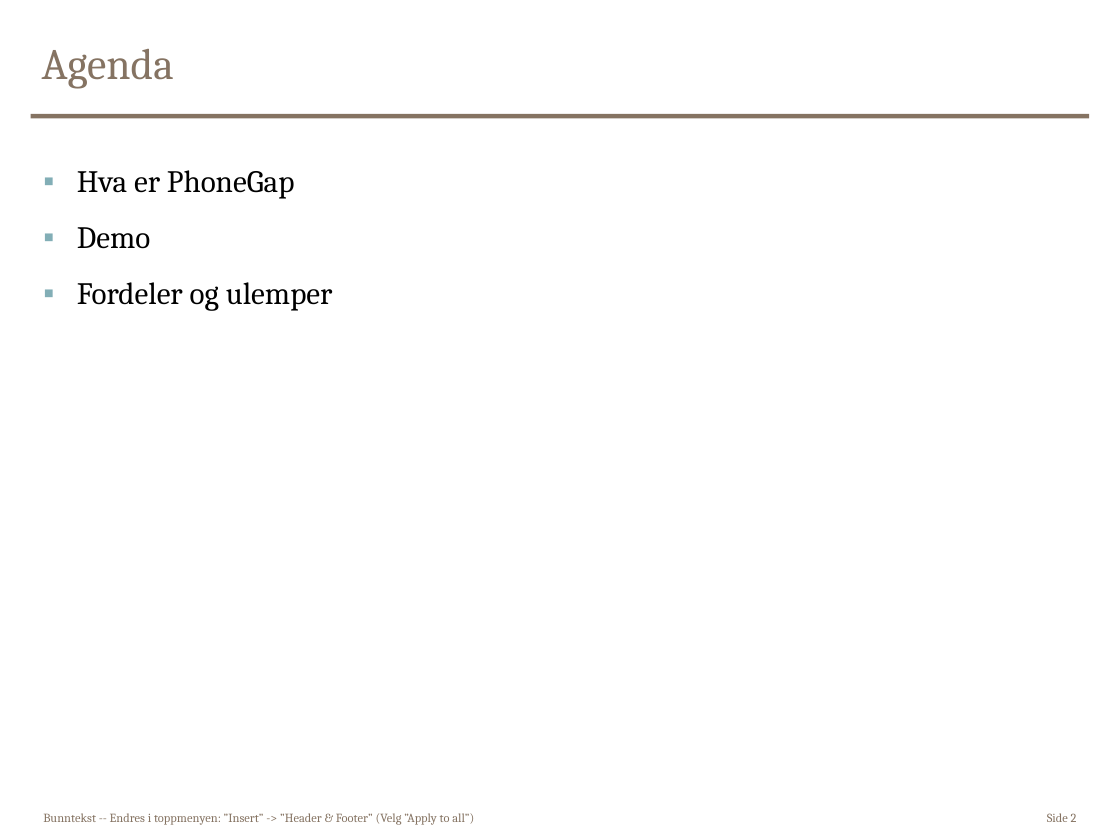
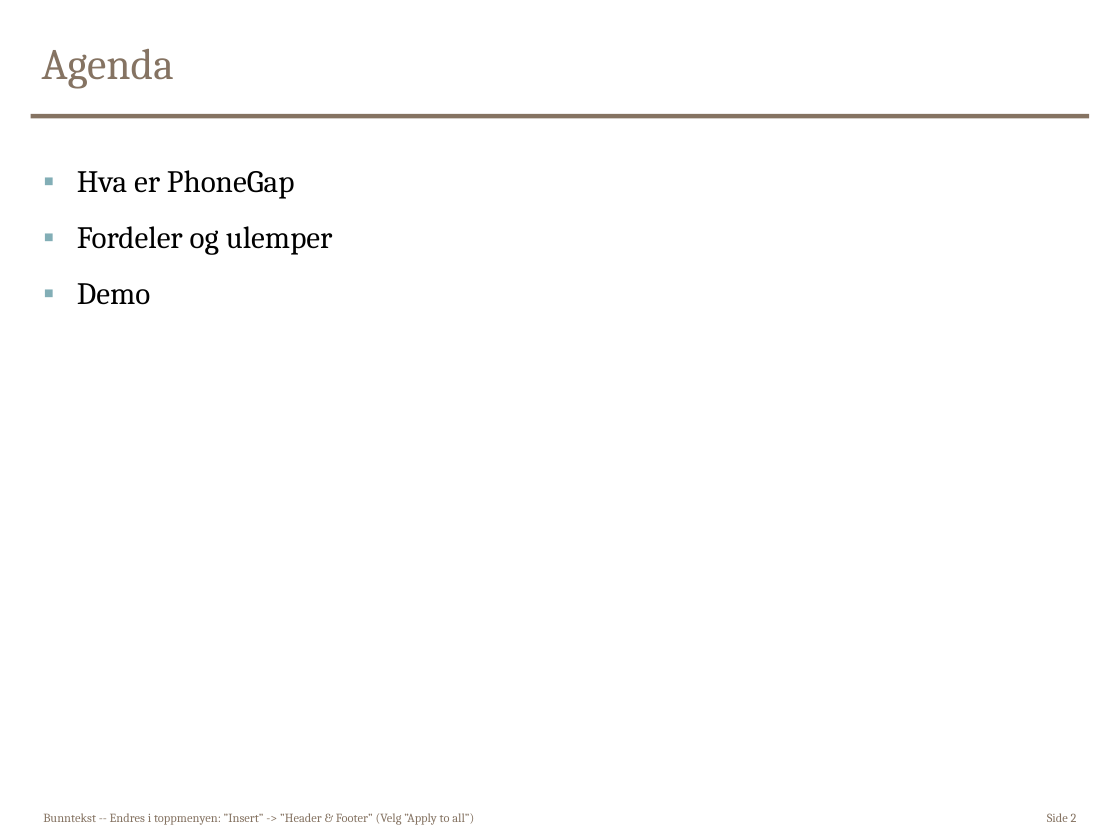
Before and after one commit to andersmartinsen/ansattliste, a slide deck: slide 2 of presentasjon/Phonegap.ppt. Drawn at 1120x840 pixels with LibreOffice and Linux fonts; fonts in the diff are those of the drawing. Boxes give left, top, right and bottom in pixels: in the first picture for what was removed or moved away, otherwise in the second. Text is boxed around its words. In the diff, an @@ line names an element or a change of style, - is before the commit and + after.

Commit message:
siste endringen fÃ¸r press.

```diff
--- a/presentasjon/Phonegap.ppt
+++ b/presentasjon/Phonegap.ppt
@@ text at bbox=[77, 226, 333, 255]: paragraph added @@
+▪ Fordeler og ulemper
@@ text at bbox=[77, 282, 333, 311]: paragraph removed @@
-▪ Fordeler og ulemper
```
